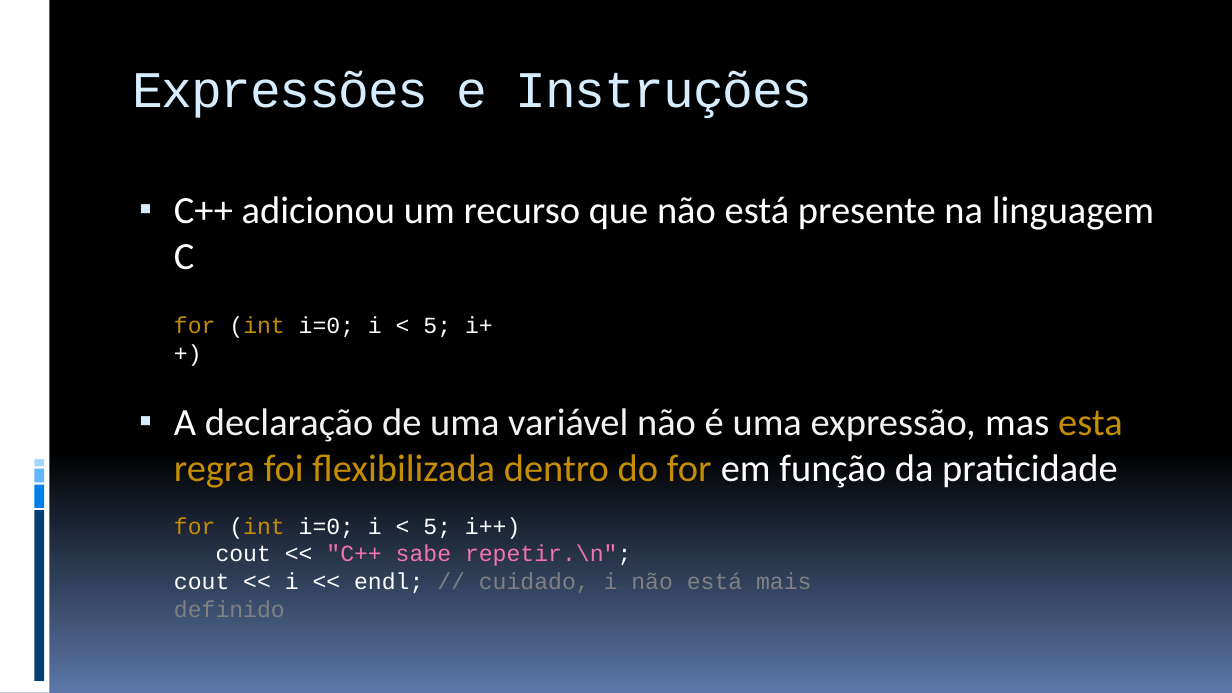
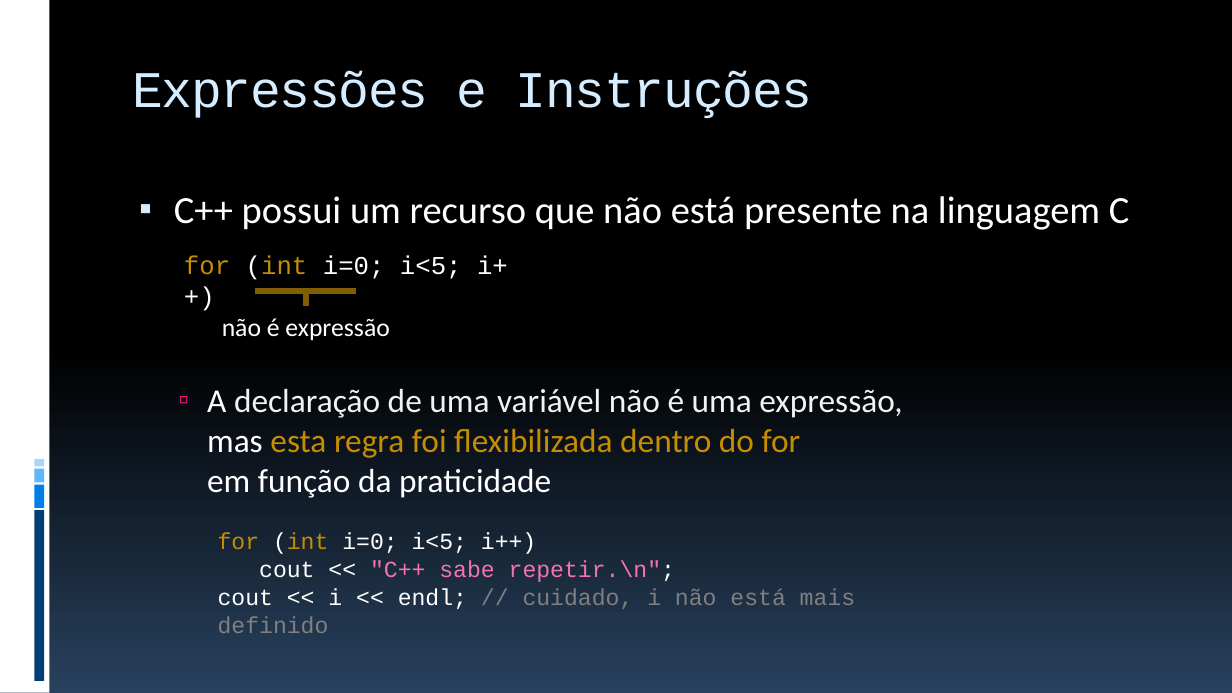
Before and after one commit to JudsonSS/ProgComp, a slide deck: slide 23 of Slides/16. Laço de Repetição For.pptx (slide 22 before the commit). Drawn at 1232x693 pixels with LibreOffice and Linux fonts; fonts in the diff are those of the drawing. Boxes give left, top, right and bottom in pixels: in the first picture for what was removed or moved away, otherwise in the second. Text is boxed around its words. In the diff, an @@ line names an element or a change of style, - is before the commit and + after.

```diff
--- a/Slides/16. Laço de Repetição For.pptx
+++ b/Slides/16. Laço de Repetição For.pptx
@@ background gradient #000000 to #5B77A8 to gradient #000000 to #28415E @@
@@ text at <box>174,196,1130,230</box>: text changed @@
-▪ C++ adicionou um recurso que não está presente na linguagem C
+▪ C++ possui um recurso que não está presente na linguagem C
@@ text at <box>184,256,508,280</box>: text changed; size 18 to 20 pt @@
-for (int i=0; i < 5; i++)
+for (int i=0; i<5; i++)
@@ line added from (255, 291) to (357, 291), #835E01 4.5 pt @@
@@ line added from (306, 307) to (306, 291), #835E01 4.5 pt @@
@@ text added at <box>222,318,389,340</box>, 20 pt, text #FFFFFF @@
+não é expressão
@@ text at <box>207,389,902,498</box>: size 30 to 26 pt in "A declaração de uma variável não é ..."; bullet ▪ to ▫; list level 1 to 2 in "A declaração de uma variável ..."; bullet colour #D6ECFF to #EA157A @@
@@ text "for (int i=0; i<5; i++)": place and size @@
-text "for (int i=0; i<5; i++)" at <box>174,517,811,593</box>
+text "for (int i=0; i<5; i++)" at <box>218,533,855,609</box>
@@ text at <box>218,533,536,554</box>: spaces changed @@
-for (int i=0; i < 5; i++)
+for (int i=0; i<5; i++)
```
Also in this commit, not shown: 28 other slides changed, 1 slide added, 12 other files.
